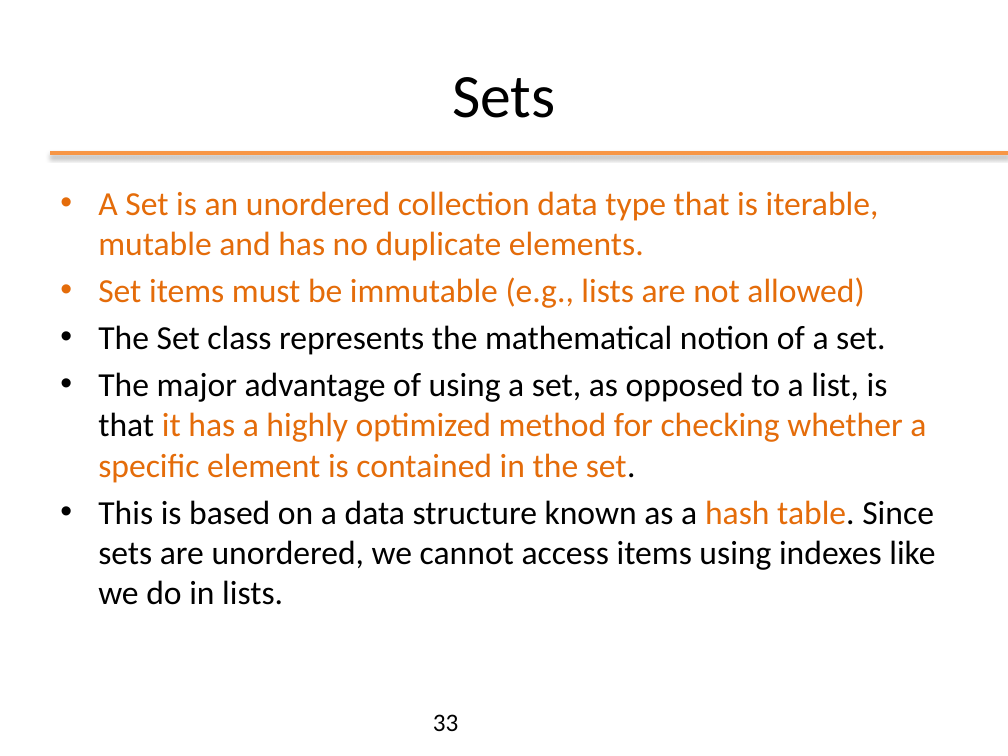
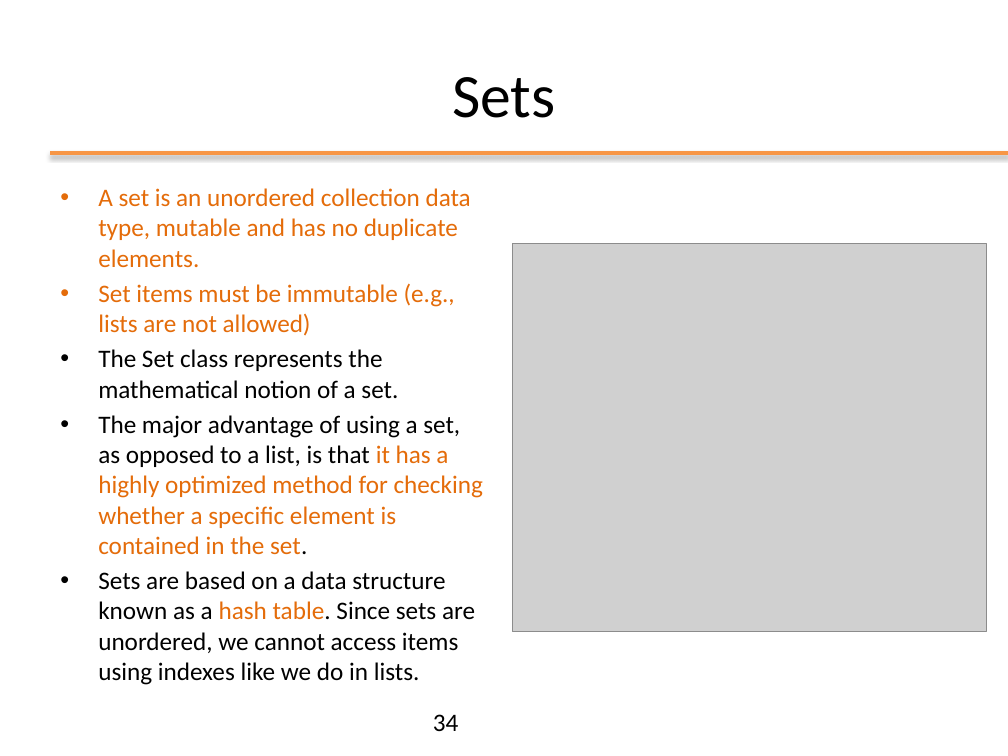
Before and after one commit to nbicocchi/ooprogramming, a slide deck: slide 34 of slides/python/ppt/02 - Data Structures.pptx (slide 33 before the commit). Drawn at 1008x756 pixels with LibreOffice and Linux fonts; fonts in the diff are those of the drawing; grey boxes stand for pictures. Boxes give left, top, right and bottom in pixels: in the first picture for what was removed or moved away, otherwise in the second. Text is boxed around its words. In the diff, an @@ line names an element or a change of style, - is before the commit and + after.

```diff
--- a/slides/python/ppt/02 - Data Structures.pptx
+++ b/slides/python/ppt/02 - Data Structures.pptx
@@ text at box(98, 188, 471, 267): text changed; size 24 to 18 pt @@
-• A Set is an unordered collection data type that is iterable, mutable and has no duplicate elements.
+• A set is an unordered collection data type, mutable and has no duplicate elements.
@@ picture added at box(512, 243, 986, 632) @@
@@ text at box(98, 283, 483, 554): size 24 to 18 pt in "Set items must be immutable (e.g., lists ...", "The Set class represents the mathematical notion ...", "The major advantage of using a set, ..."; less space between paragraphs @@
@@ text at box(98, 571, 475, 685): text changed; size 24 to 18 pt @@
-• This is based on a data structure known as a hash table. Since sets are unordered, we cannot access items using indexes like we do in lists.
+• Sets are based on a data structure known as a hash table. Since sets are unordered, we cannot access items using indexes like we do in lists.
@@ page number at box(433, 714, 459, 731): text changed @@
-33
+34
```
Also in this commit, not shown: 12 other slides changed, 5 slides added, 4 slides removed, 3 other files.
